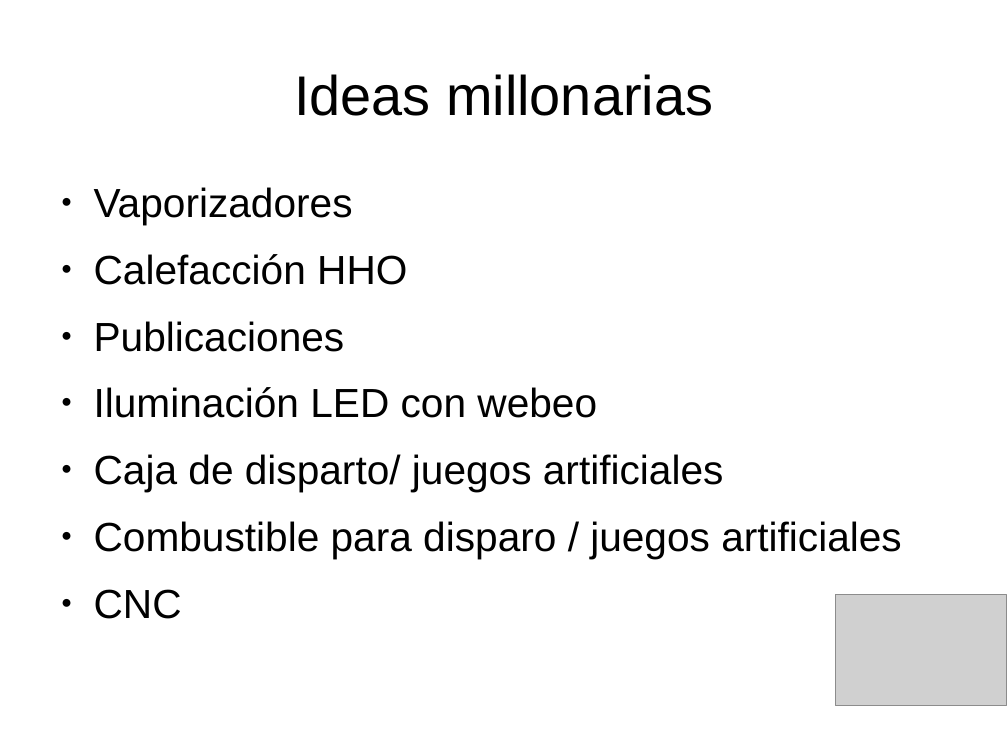
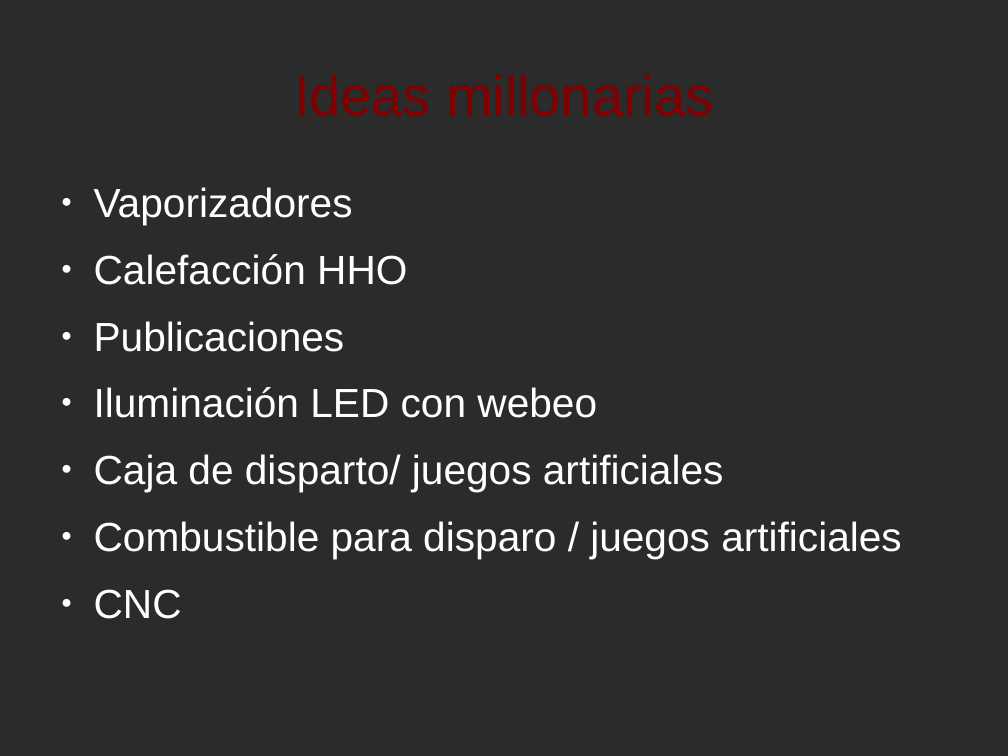
Before and after one commit to arturo393/Deuterio, a slide deck: slide 3 of ideas_negocio_desarrollo/presentacion.odp. Drawn at 1008x756 pixels with LibreOffice and Linux fonts; fonts in the diff are those of the drawing; grey boxes stand for pictures; background and template pictures are left out; a plain dark background stands for a picture behind light text. Boxes give left, top, right and bottom in pixels: in the first picture for what was removed or moved away, otherwise in the second. Text is boxed around its words. In the diff, an @@ line names an element or a change of style, - is before the commit and + after.

```diff
--- a/ideas_negocio_desarrollo/presentacion.odp
+++ b/ideas_negocio_desarrollo/presentacion.odp
@@ background #FFFFFF to picture (left out) @@
@@ title "Ideas millonarias" at [50, 30, 958, 156]: text colour #000000 to #800000 @@
@@ text "Vaporizadores" at [94, 187, 902, 619]: text colour #000000 to #FFFFFF; bullet colour #000000 to #FFFFFF @@
@@ picture removed at [835, 595, 1006, 705] @@
```
Also in this commit, not shown: 2 other slides changed, 18 other files.
